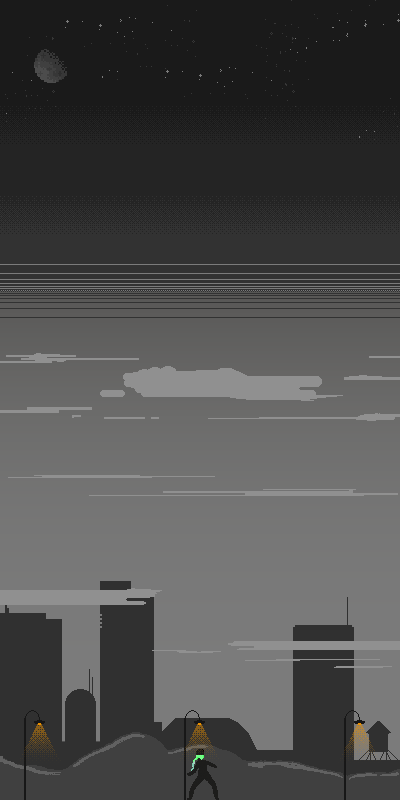
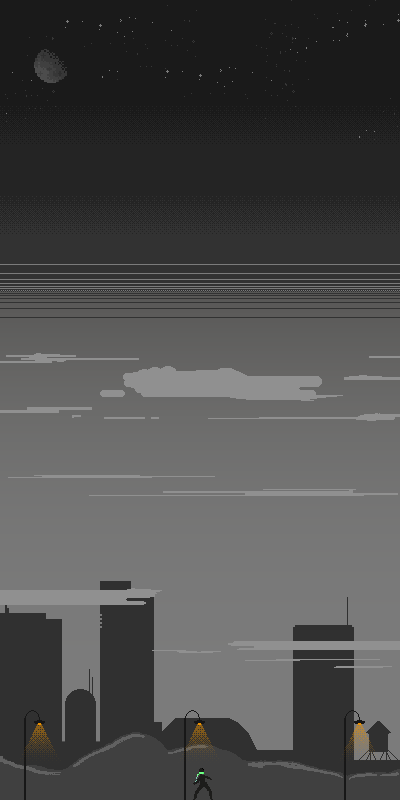
Layered file, before and after one edit (400px x 800px). Changes by layer:
added layer "Ebene 42" above "ectivist idle 1 Kopie" over [193, 768, 213, 800]
hid group "ectivist idle 1" (6 layers) over [187, 749, 219, 800]
